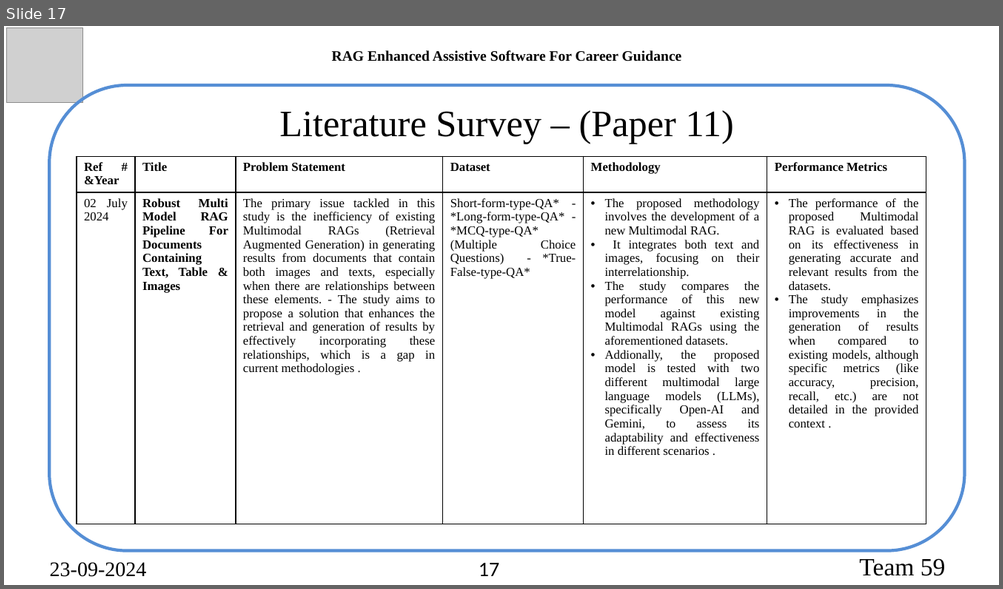
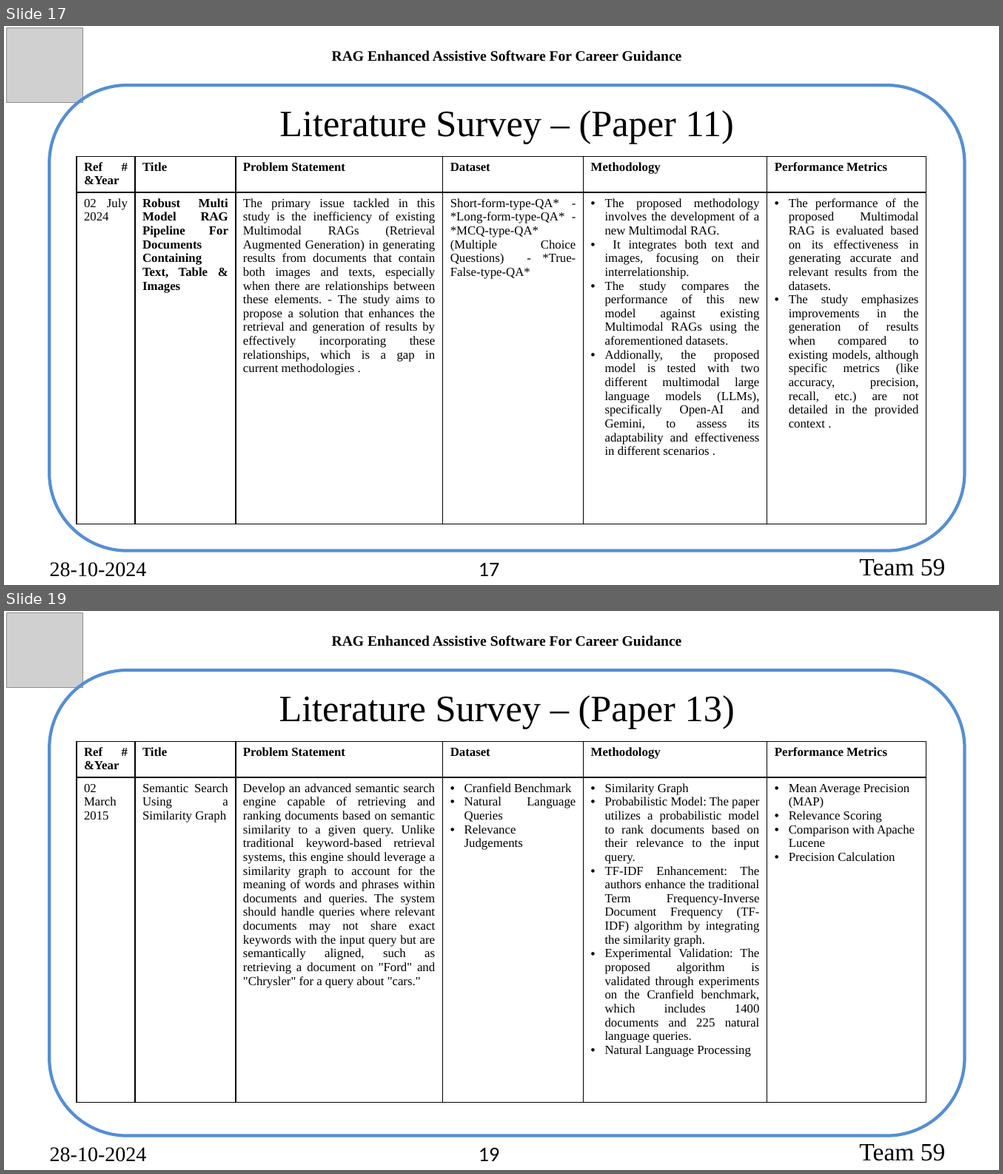
Before and after one commit to akhilswarop/RAG, a slide deck: Review 1/Career Guidance using RAG.pptx. Shown one above the other, each under a label of ours: slide 17 before the commit, slides 17 and 19 after it; the slides between them are not shown. The pictures are 1003x589 and 1003x1174 pixels, drawn with LibreOffice and Linux fonts; fonts in the diff are those of the drawing; grey boxes stand for pictures. Boxes give left, top, right and bottom in pixels: in the first picture for what was removed or moved away, otherwise in the second. Text is boxed around its words. In the diff, an @@ line names an element or a change of style, - is before the commit and + after.

```diff
--- a/Review 1/Career Guidance using RAG.pptx
+++ b/Review 1/Career Guidance using RAG.pptx
@@ slide 19 added at (4, 611, 999, 1170), background #FFFFFF @@
@@ picture added at (6, 613, 83, 688) @@
@@ text added at (332, 635, 682, 647), 14 pt, text #000000, bold @@
+RAG Enhanced Assistive Software For Career Guidance
@@ rounded rectangle added at (50, 670, 965, 1136), outline #558ED5 3 pt @@
@@ text added at (279, 695, 734, 729), 36 pt, text #000000 @@
+Literature Survey – (Paper 13)
@@ table added at (77, 741, 925, 1104), 2 rows, 6 columns @@
+Ref # &Year | Title | Problem Statement | Dataset | Methodology | Performance Metrics
+02 March 2015 | Semantic Search Using a Similarity Graph | Develop an advanced semantic search engine capable of retrieving and ranking documents based on semantic similarity to a given query. Unlike traditional keyword-based retrieval systems, this engine should leverage a similarity graph to account for the meaning of words and phrases within documents and queries. The system should handle queries where relevant documents may not share exact keywords with the input query but are semantically aligned, such as retrieving a document on "Ford" and "Chrysler" for a query about "cars." | Cranfield Benchmark / Natural Language Queries / Relevance Judgements | Similarity Graph / Probabilistic Model: The paper utilizes a probabilistic model to rank documents based on their relevance to the input query. / TF-IDF Enhancement: The authors enhance the traditional Term Frequency-Inverse Document Frequency (TF-IDF) algorithm by integrating the similarity graph. / Experimental Validation: The proposed algorithm is validated through experiments on the Cranfield benchmark, which includes 1400 documents and 225 natural language queries. / Natural Language Processing | Mean Average Precision (MAP) / Relevance Scoring / Comparison with Apache Lucene / Precision Calculation
@@ text added at (50, 1147, 147, 1162), 20 pt, text #000000 @@
+28-10-2024
@@ page number added at (478, 1147, 499, 1162), 20 pt, text #000000 @@
+19
@@ text added at (859, 1144, 945, 1162), 24 pt, text #000000 @@
+  Team 59
@@ slide 17 changed as well @@
@@ text at (50, 562, 147, 577): text changed @@
-23-09-2024
+28-10-2024
```
Also in this commit, not shown: 23 other slides changed, 2 other slides added, 1 other file.
